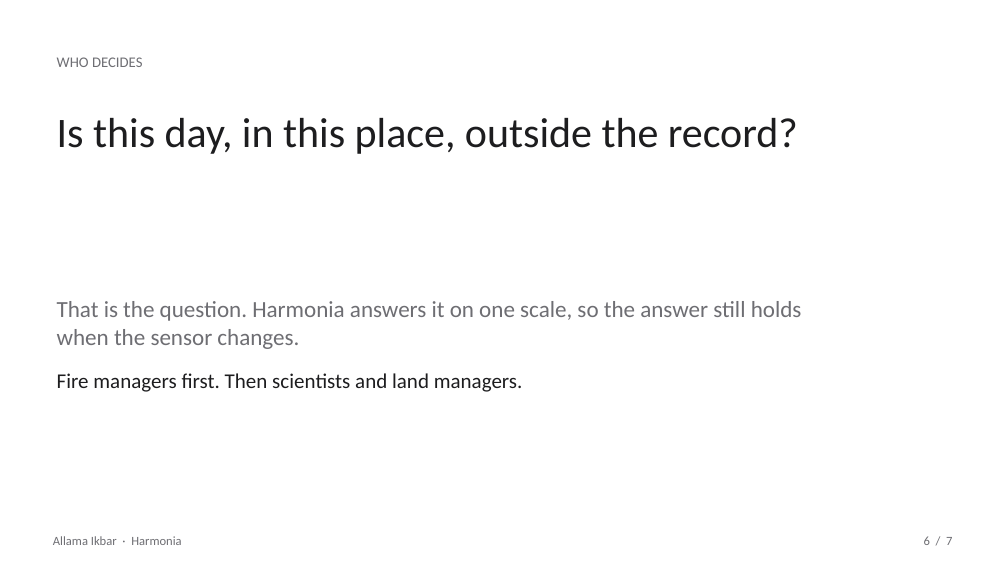
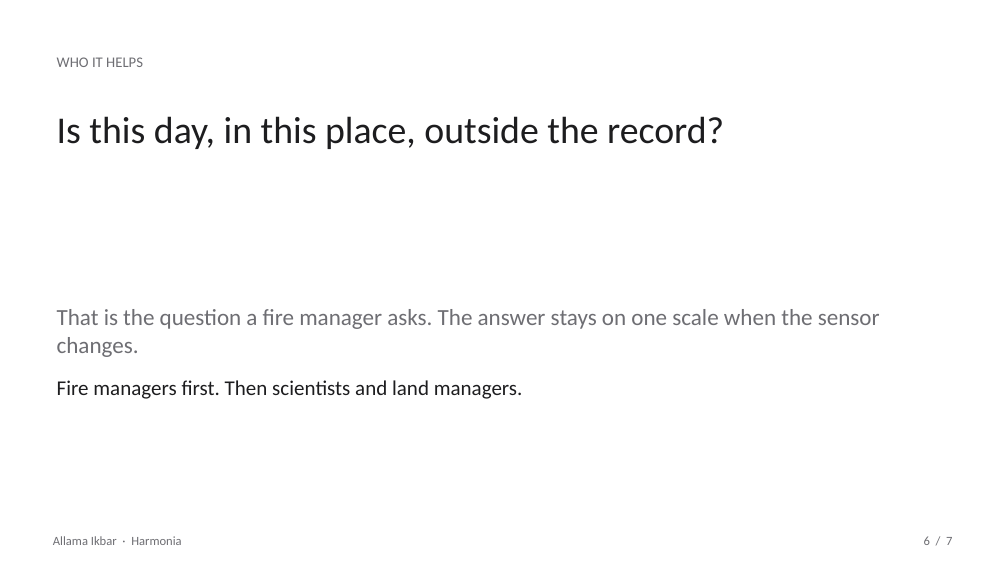
Before and after one commit to marjan-ahmed/harmonia-nsac26, a slide deck: slide 6 of public/Harmonia-Allama-Ikbar.pptx. Drawn at 1008x567 pixels with LibreOffice and Linux fonts; fonts in the diff are those of the drawing. Boxes give left, top, right and bottom in pixels: in the first picture for what was removed or moved away, otherwise in the second. Text is boxed around its words. In the diff, an @@ line names an element or a change of style, - is before the commit and + after.

```diff
--- a/public/Harmonia-Allama-Ikbar.pptx
+++ b/public/Harmonia-Allama-Ikbar.pptx
@@ text at [57,57,143,67]: text changed @@
-WHO DECIDES
+WHO IT HELPS
@@ text "Is this day, in this ..." at [57,116,724,149]: size 40 to 36 pt @@
@@ text at [57,309,880,357]: text changed @@
-That is the question. Harmonia answers it on one scale, so the answer still holds when the sensor changes.
+That is the question a fire manager asks. The answer stays on one scale when the sensor changes.
@@ text "That is the question a ...": place and size @@
-text "That is the question a ..." at [57,301,802,392]
+text "That is the question a ..." at [57,309,880,399]
```
Also in this commit, not shown: 2 other slides changed, 3 slides added, 3 slides removed, 2 other files.
